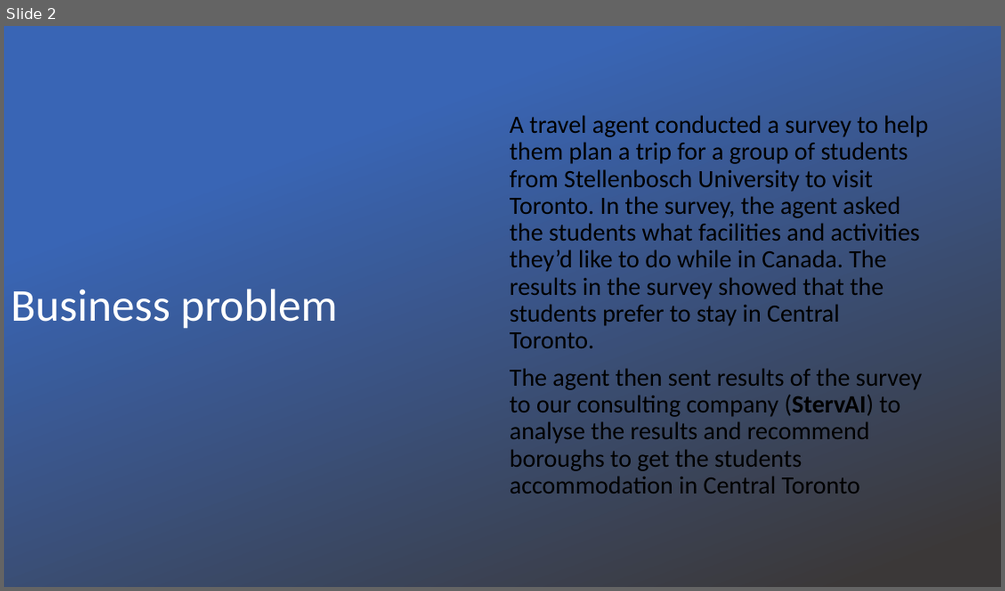
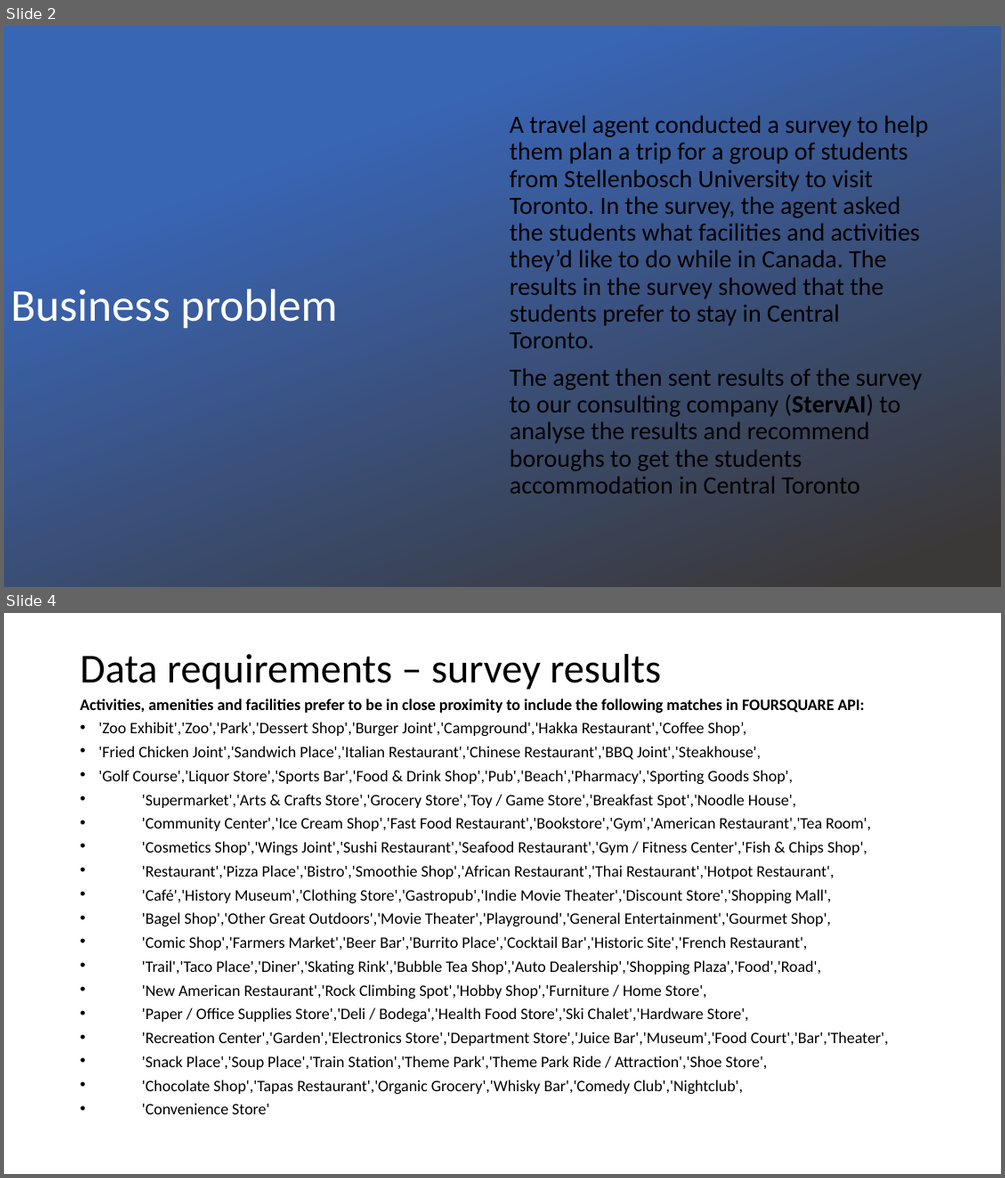
Before and after one commit to wgova/Coursera_Capstone, a slide deck: Business problem.pptx. Shown one above the other, each under a label of ours: slide 2 before the commit, slides 2 and 4 after it; the slides between them are not shown. The pictures are 1005x591 and 1005x1178 pixels, drawn with LibreOffice and Linux fonts; fonts in the diff are those of the drawing; background and template pictures are left out. Boxes give left, top, right and bottom in pixels: in the first picture for what was removed or moved away, otherwise in the second. Text is boxed around its words. In the diff, an @@ line names an element or a change of style, - is before the commit and + after.

```diff
--- a/Business problem.pptx
+++ b/Business problem.pptx
@@ slide 4 added at bbox=[4, 613, 1001, 1174], background #FFFFFF @@
@@ title added at bbox=[80, 654, 661, 690], 39.6 pt, text #000000 @@
+Data requirements – survey results
@@ text added at bbox=[80, 698, 889, 1114], 15.4 pt, text #000000 @@
+Activities, amenities and facilities prefer to be in close proximity to include the following matches in FOURSQUARE API:
+• 'Zoo Exhibit','Zoo','Park','Dessert Shop','Burger Joint','Campground','Hakka Restaurant','Coffee Shop’,
+• 'Fried Chicken Joint','Sandwich Place','Italian Restaurant','Chinese Restaurant','BBQ Joint','Steakhouse',
+• 'Golf Course','Liquor Store','Sports Bar','Food & Drink Shop','Pub','Beach','Pharmacy','Sporting Goods Shop',
+• 'Supermarket','Arts & Crafts Store','Grocery Store','Toy / Game Store','Breakfast Spot','Noodle House',
+• 'Community Center','Ice Cream Shop','Fast Food Restaurant','Bookstore','Gym','American Restaurant','Tea Room',
+• 'Cosmetics Shop','Wings Joint','Sushi Restaurant','Seafood Restaurant','Gym / Fitness Center','Fish & Chips Shop',
+• 'Restaurant','Pizza Place','Bistro','Smoothie Shop','African Restaurant','Thai Restaurant','Hotpot Restaurant',
+• 'Café','History Museum','Clothing Store','Gastropub','Indie Movie Theater','Discount Store','Shopping Mall',
+• 'Bagel Shop','Other Great Outdoors','Movie Theater','Playground','General Entertainment','Gourmet Shop',
+• 'Comic Shop','Farmers Market','Beer Bar','Burrito Place','Cocktail Bar','Historic Site','French Restaurant',
+• 'Trail','Taco Place','Diner','Skating Rink','Bubble Tea Shop','Auto Dealership','Shopping Plaza','Food','Road',
+• 'New American Restaurant','Rock Climbing Spot','Hobby Shop','Furniture / Home Store',
+• 'Paper / Office Supplies Store','Deli / Bodega','Health Food Store','Ski Chalet','Hardware Store',
+• 'Recreation Center','Garden','Electronics Store','Department Store','Juice Bar','Museum','Food Court','Bar','Theater',
+• 'Snack Place','Soup Place','Train Station','Theme Park','Theme Park Ride / Attraction','Shoe Store',
+• 'Chocolate Shop','Tapas Restaurant','Organic Grocery','Whisky Bar','Comedy Club','Nightclub',
+• 'Convenience Store'
```
Also in this commit, not shown: 1 slide changed.
